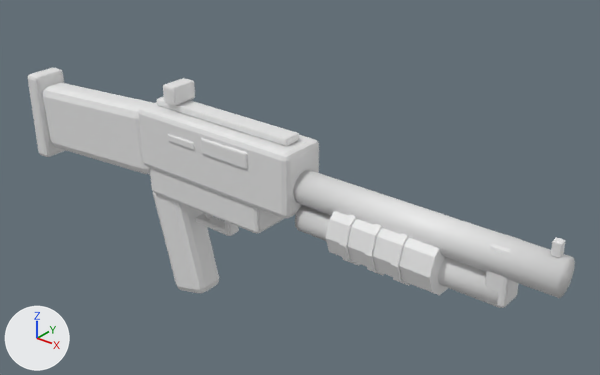
A saved change to the FBX model Tools/Art/Weapons/SM_HexShotgun.fbx.
Both versions are drawn from a camera (50 mm lens) standing at (0.89, -0.822, 0.637) and looking at (0.181, 0.064, 0.087). The axes (+X, +Y, +Z) are drawn at lower left. The lights are the same throughout. The first picture is the older version.

Before the edit, the objects in view are built like this:
```python
me_sm_hexshotgun = bpy.data.meshes.new('SM_HexShotgun')
me_sm_hexshotgun.from_pydata(...)  # 928 vertices, 840 faces; spans x -0.36..0.62, y -0.046..0.046, z -0.132..0.232
# faces by material slot: [642, 198]
me_sm_hexshotgun.materials.append(mat_w_body)  # white #e7e7e7
me_sm_hexshotgun.materials.append(mat_w_accent)  # white #e7e7e7
ob_sm_hexshotgun = bpy.data.objects.new('SM_HexShotgun', me_sm_hexshotgun)
ob_sm_hexshotgun.location = (0.0, 0.0, 0.0)
```
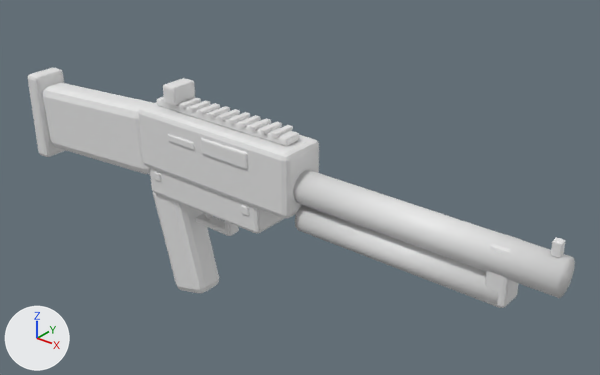
Edits to the bpy script that builds the scene:
```text
Change me_sm_hexshotgun:
    remove me_sm_hexshotgun.from_pydata(...)  # 928 vertices, 840 faces; spans x -0.36..0.62, y -0.046..0.046, z -0.132..0.232
    add me_sm_hexshotgun.from_pydata(...)  # 1744 vertices, 1656 faces; spans x -0.36..0.62, y -0.042..0.042, z -0.132..0.232
    me_sm_hexshotgun part 1: the loose piece of 56 vertices spanning x 0.043..0.059, y -0.005..0.005, z 0.018..0.05 is copied, and the copy is multiplied about its middle by the matrix ((1.466, 0.0, -0.312), (0.0, 0.377, 0.0), (0.082, 0.0, 0.387)), then moved by (-0.079, -0.034, 0.046); it spans x -0.035..-0.021, y -0.036..-0.031, z 0.073..0.087
    me_sm_hexshotgun part 2: the loose piece of 56 vertices spanning x 0.043..0.059, y -0.005..0.005, z 0.018..0.05 is copied, and the copy is multiplied about its middle by the matrix ((1.466, 0.0, -0.312), (0.0, 0.377, 0.0), (0.082, 0.0, 0.387)), then moved by (0.106, -0.034, 0.046); it spans x 0.15..0.164, y -0.036..-0.031, z 0.073..0.087
    me_sm_hexshotgun part 3: the loose piece of 56 vertices spanning x 0.01..0.065, y -0.041..0.041, z 0.152..0.164 is copied, and the copy is scaled about its middle by (0.164, 0.441, 0.479), then moved by (-0.017, 0.0, 0.046), in mat_w_body (white #e7e7e7); it spans x 0.015..0.025, y -0.019..0.019, z 0.201..0.207
    me_sm_hexshotgun part 4: the loose piece of 56 vertices spanning x 0.01..0.065, y -0.041..0.041, z 0.152..0.164 is copied, and the copy is scaled about its middle by (0.164, 0.441, 0.479), then moved by (0.003, 0.0, 0.046), in mat_w_body (white #e7e7e7); it spans x 0.035..0.045, y -0.019..0.019, z 0.201..0.207
    me_sm_hexshotgun part 5: the loose piece of 56 vertices spanning x 0.01..0.065, y -0.041..0.041, z 0.152..0.164 is copied, and the copy is scaled about its middle by (0.164, 0.441, 0.479), then moved by (0.022, 0.0, 0.046), in mat_w_body (white #e7e7e7); it spans x 0.055..0.065, y -0.019..0.019, z 0.201..0.207
    me_sm_hexshotgun part 6: the loose piece of 56 vertices spanning x 0.01..0.065, y -0.041..0.041, z 0.152..0.164 is copied, and the copy is scaled about its middle by (0.164, 0.441, 0.479), then moved by (0.043, 0.0, 0.046), in mat_w_body (white #e7e7e7); it spans x 0.075..0.085, y -0.019..0.019, z 0.201..0.207
    me_sm_hexshotgun part 7: the loose piece of 56 vertices spanning x 0.01..0.065, y -0.041..0.041, z 0.152..0.164 is copied, and the copy is scaled about its middle by (0.164, 0.441, 0.479), then moved by (0.062, 0.0, 0.046), in mat_w_body (white #e7e7e7); it spans x 0.095..0.105, y -0.019..0.019, z 0.201..0.207
    me_sm_hexshotgun part 8: the loose piece of 56 vertices spanning x 0.01..0.065, y -0.041..0.041, z 0.152..0.164 is copied, and the copy is scaled about its middle by (0.164, 0.441, 0.479), then moved by (0.082, 0.0, 0.046), in mat_w_body (white #e7e7e7); it spans x 0.115..0.125, y -0.019..0.019, z 0.201..0.207
    me_sm_hexshotgun part 9: the loose piece of 56 vertices spanning x 0.01..0.065, y -0.041..0.041, z 0.152..0.164 is copied, and the copy is scaled about its middle by (0.164, 0.441, 0.479), then moved by (0.102, 0.0, 0.046), in mat_w_body (white #e7e7e7); it spans x 0.135..0.145, y -0.019..0.019, z 0.201..0.207
    me_sm_hexshotgun part 10: the loose piece of 56 vertices spanning x 0.01..0.065, y -0.041..0.041, z 0.152..0.164 is copied, and the copy is scaled about its middle by (0.164, 0.441, 0.479), then moved by (0.122, 0.0, 0.046), in mat_w_body (white #e7e7e7); it spans x 0.155..0.165, y -0.019..0.019, z 0.201..0.207
    me_sm_hexshotgun part 11: the loose piece of 56 vertices spanning x 0.01..0.065, y -0.041..0.041, z 0.152..0.164 is copied, and the copy is scaled about its middle by (0.164, 0.441, 0.479), then moved by (0.142, 0.0, 0.046), in mat_w_body (white #e7e7e7); it spans x 0.175..0.185, y -0.019..0.019, z 0.201..0.207
    me_sm_hexshotgun part 12: the loose piece of 56 vertices spanning x 0.01..0.065, y -0.041..0.041, z 0.152..0.164 is copied, and the copy is scaled about its middle by (0.164, 0.441, 0.479), then moved by (0.162, 0.0, 0.046), in mat_w_body (white #e7e7e7); it spans x 0.195..0.205, y -0.019..0.019, z 0.201..0.207
    me_sm_hexshotgun part 13: the loose piece of 20 vertices spanning x 0.375..0.385, y -0.046..0.046, z 0.048..0.136 is deleted
    me_sm_hexshotgun part 14: the loose piece of 20 vertices spanning x 0.335..0.345, y -0.046..0.046, z 0.048..0.136 is deleted
    me_sm_hexshotgun part 15: the loose piece of 20 vertices spanning x 0.31..0.47, y -0.043..0.043, z 0.051..0.133 is deleted
    me_sm_hexshotgun part 16: the loose piece of 20 vertices spanning x 0.415..0.425, y -0.046..0.046, z 0.048..0.136 is deleted
    other edits to the shape of me_sm_hexshotgun do not show in these pictures
```

Pixel boxes (x1, y1, x2, y2) of what changed, in the pictures (600 x 375 px):
part 1 of me_sm_hexshotgun, added: after (154, 172, 161, 181)
part 2 of me_sm_hexshotgun, added: after (241, 205, 249, 216)
part 3 of me_sm_hexshotgun, added: after (179, 98, 201, 109)
part 4 of me_sm_hexshotgun, added: after (189, 101, 210, 112)
part 5 of me_sm_hexshotgun, added: after (198, 103, 220, 115)
part 6 of me_sm_hexshotgun, added: after (208, 106, 230, 118)
part 7 of me_sm_hexshotgun, added: after (218, 109, 240, 121)
part 8 of me_sm_hexshotgun, added: after (228, 112, 250, 124)
part 9 of me_sm_hexshotgun, added: after (239, 115, 261, 127)
part 10 of me_sm_hexshotgun, added: after (249, 118, 271, 131)
part 11 of me_sm_hexshotgun, added: after (260, 122, 282, 134)
part 12 of me_sm_hexshotgun, added: after (271, 125, 293, 137)
part 13 of me_sm_hexshotgun, deleted: before (365, 224, 385, 275)
part 14 of me_sm_hexshotgun, deleted: before (339, 214, 360, 266)
part 15 of me_sm_hexshotgun, deleted: before (326, 211, 448, 295)
part 16 of me_sm_hexshotgun, deleted: before (391, 233, 411, 286)
